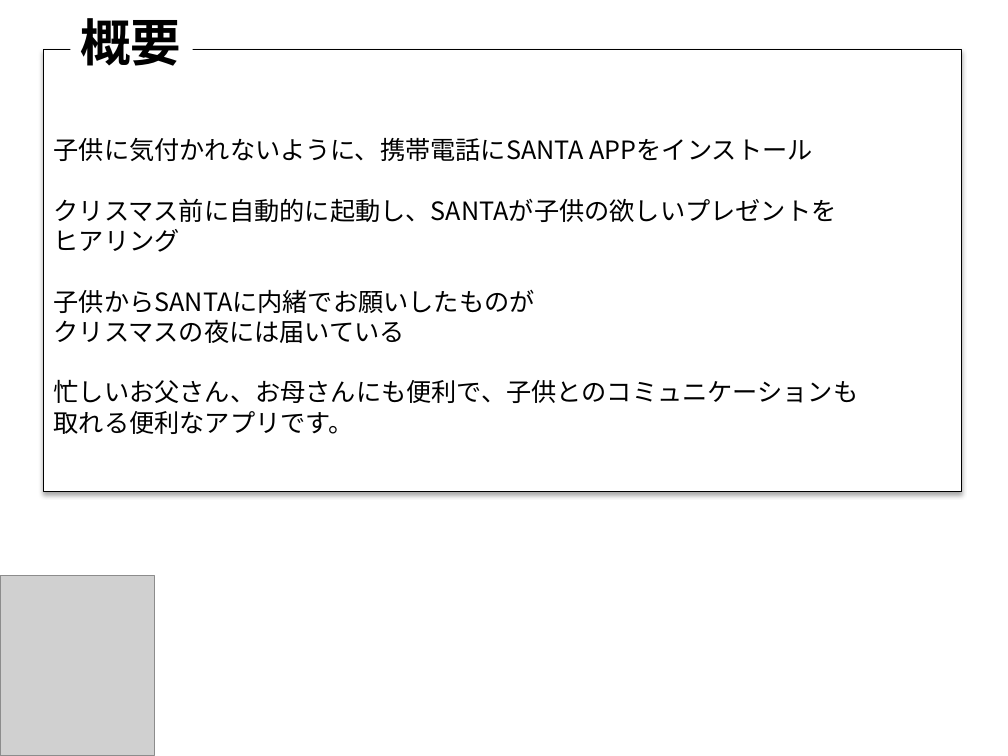
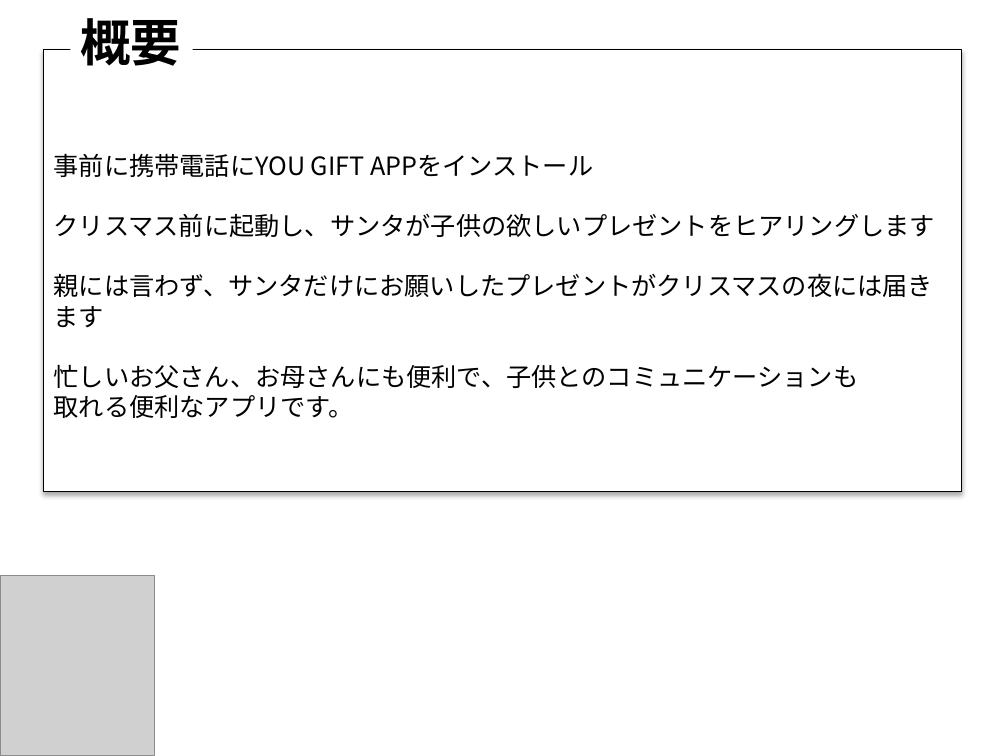
Before and after one commit to nvquocbao/LOC, a slide deck: slide 2 of 02_Requirement/Hackathon20161211.pptx. Drawn at 1008x756 pixels with LibreOffice and Linux fonts; fonts in the diff are those of the drawing; grey boxes stand for pictures. Boxes give left, top, right and bottom in pixels: in the first picture for what was removed or moved away, otherwise in the second. Text is boxed around its words. In the diff, an @@ line names an element or a change of style, - is before the commit and + after.

Commit message:
Last

```diff
--- a/02_Requirement/Hackathon20161211.pptx
+++ b/02_Requirement/Hackathon20161211.pptx
@@ text in rectangle at <box>54,153,935,328</box>: text changed @@
-子供に気付かれないように、携帯電話にSANTA APPをインストール
-クリスマス前に自動的に起動し、SANTAが子供の欲しいプレゼントを
-ヒアリング
-子供からSANTAに内緒でお願いしたものが
-クリスマスの夜には届いている
+事前に携帯電話にYOU GIFT APPをインストール
+クリスマス前に起動し、サンタが子供の欲しいプレゼントをヒアリングします
+親には言わず、サンタだけにお願いしたプレゼントがクリスマスの夜には届きます
```
Also in this commit, not shown: 2 other slides changed.
